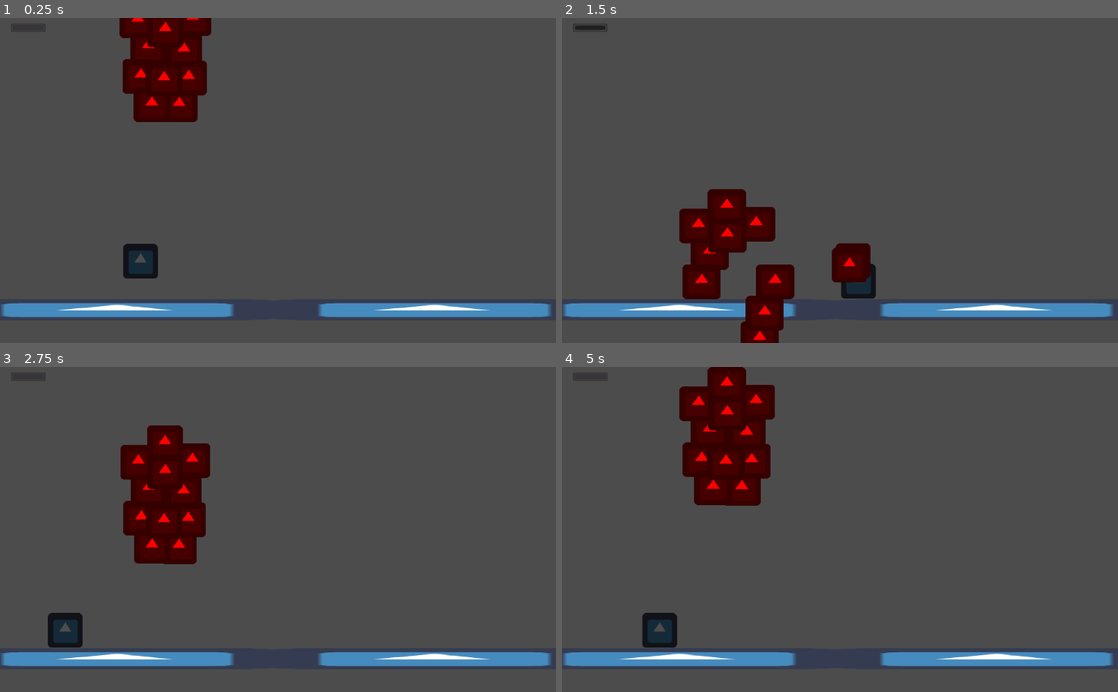
Above: before the commit, frames 1-4 (two rows, left to right).
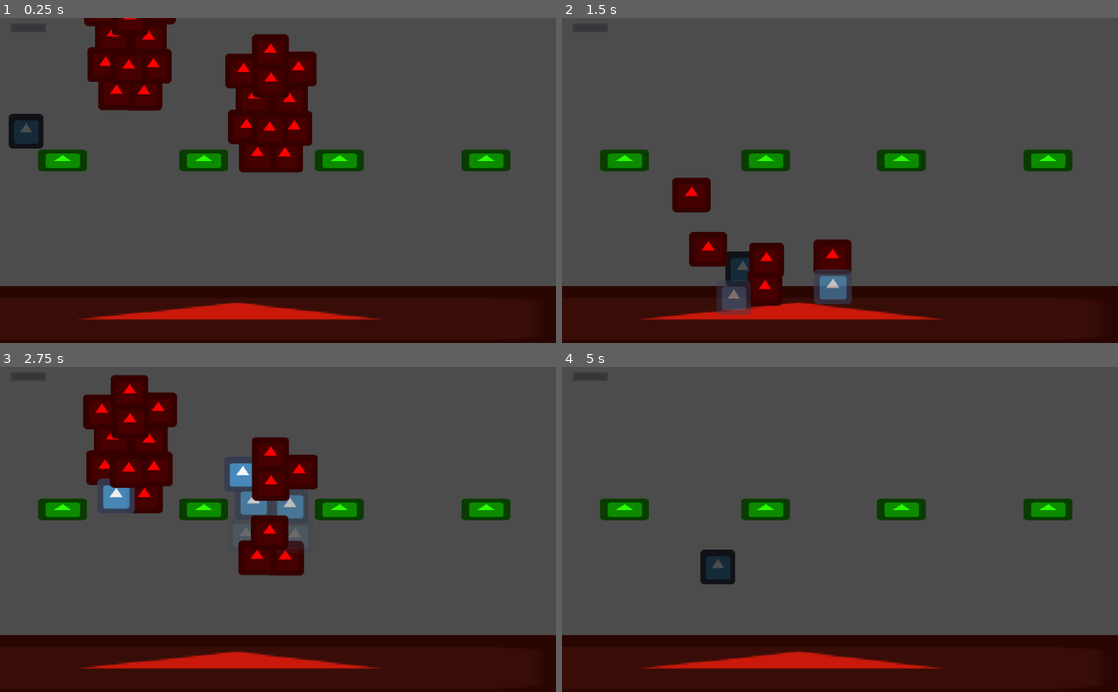
Above: after the commit, the same moments.

Repository: uspgamedev/welcome-to-your-mind
Game: Godot game, scene res://Stages/Depression/DepressionPuzzle1.tscn
Same seed, same stepped clock (60 frames per second), same inputs: the game is played once before the commit and once after it. Before the commit the project starts from res://Stages/TestLevel.tscn. The engine's default icon, where the game draws it, is replaced by a stand-in: a white triangle on a blue panel in a dark square. Sound files missing from this copy of the repository are replaced by a short silence.
Inputs:
- Up to frame 1 (0.25 s): no input
- Up to frame 2 (1.5 s): hold Right (ui_right) from 0.53 s (still down); tap Up (ui_up) at 0.77 s
- Up to frame 3 (2.75 s): tap Up (ui_up) at 1.52 s; release Right (ui_right) at 2.03 s; hold Left (ui_left) from 2.03 s (still down)
- Up to frame 4 (5 s): release Left (ui_left) at 2.78 s; hold Right (ui_right) 2.78-4.28 s; tap Up (ui_up) at 3.02, 3.77, 4.52 s; hold Left (ui_left) from 4.28 s (still down)

The runs differ from the first frame. In frame 1, 31% of the frame differs, in the area x 0-100%, y 0-100%; in frame 2, 24%; in frame 3, 32%, in the area x 0-100%, y 2-100%; in frame 4, 27%.

Commit message:
WaveTrigger now dies gradually and its Triggers die individually when touching the floor

Diff:
--- a/Player/Player.gd
+++ b/Player/Player.gd
@@ -85,7 +85,7 @@
 		$DeathTimer.start()
 
 func die():
-    get_tree().change_scene("res://Stages/TestLevel.tscn")
+    get_tree().change_scene("res://Stages/Depression/DepressionPuzzle1.tscn")
 
 func _on_DeathTimer_timeout():
 	self.die()
--- a/Stages/Depression/DepressionPuzzle1.tscn
+++ b/Stages/Depression/DepressionPuzzle1.tscn
@@ -1,7 +1,7 @@
 [gd_scene load_steps=6 format=2]
 
-[ext_resource path="res://icon.png" type="Texture" id=1]
-[ext_resource path="res://Player/Player.tscn" type="PackedScene" id=2]
+[ext_resource path="res://Player/Player.tscn" type="PackedScene" id=1]
+[ext_resource path="res://icon.png" type="Texture" id=2]
 [ext_resource path="res://Stages/Depression/Enemies/TriggerWave.tscn" type="PackedScene" id=3]
 
 [sub_resource type="RectangleShape2D" id=1]
@@ -16,8 +16,12 @@
 
 [node name="Puzzle1" type="Node2D" index="0"]
 
-[node name="Floor" type="StaticBody2D" parent="." index="0" groups=[
-"floor",
+[node name="Player" parent="." index="0" instance=ExtResource( 1 )]
+
+position = Vector2( 47.8818, 126.457 )
+
+[node name="Floor" type="StaticBody2D" parent="." index="1" groups=[
+"Floor",
 ]]
 
 editor/display_folded = true
@@ -40,15 +44,11 @@
 self_modulate = Color( 0.792969, 0.0989517, 0.046463, 1 )
 position = Vector2( 1.114, 0.319763 )
 scale = Vector2( 24.7082, 1.80324 )
-texture = ExtResource( 1 )
+texture = ExtResource( 2 )
 _sections_unfolded = [ "Visibility" ]
 
-[node name="Player" parent="." index="1" instance=ExtResource( 2 )]
-
-position = Vector2( 47.8818, 126.457 )
-
 [node name="StaticBody2D" type="StaticBody2D" parent="." index="2" groups=[
-"floor",
+"Floor",
 ]]
 
 editor/display_folded = true
@@ -73,11 +73,11 @@
 self_modulate = Color( 0.171875, 1, 0, 1 )
 position = Vector2( 15, 12.7787 )
 scale = Vector2( 1.40625, 0.627292 )
-texture = ExtResource( 1 )
+texture = ExtResource( 2 )
 _sections_unfolded = [ "Visibility" ]
 
 [node name="StaticBody2D2" type="StaticBody2D" parent="." index="3" groups=[
-"floor",
+"Floor",
 ]]
 
 editor/display_folded = true
@@ -102,11 +102,11 @@
 self_modulate = Color( 0.171875, 1, 0, 1 )
 position = Vector2( 15, 12.7787 )
 scale = Vector2( 1.40625, 0.627292 )
-texture = ExtResource( 1 )
+texture = ExtResource( 2 )
 _sections_unfolded = [ "Visibility" ]
 
 [node name="StaticBody2D3" type="StaticBody2D" parent="." index="4" groups=[
-"floor",
+"Floor",
 ]]
 
 editor/display_folded = true
@@ -131,11 +131,11 @@
 self_modulate = Color( 0.171875, 1, 0, 1 )
 position = Vector2( 14.9999, 12.7787 )
 scale = Vector2( 1.40625, 0.627292 )
-texture = ExtResource( 1 )
+texture = ExtResource( 2 )
 _sections_unfolded = [ "Visibility" ]
 
 [node name="StaticBody2D4" type="StaticBody2D" parent="." index="5" groups=[
-"floor",
+"Floor",
 ]]
 
 editor/display_folded = true
@@ -169,4 +169,4 @@
 
 [node name="TriggerWave2" parent="." index="7" instance=ExtResource( 3 )]
 
-position = Vector2( 493.813, -382.685 )
+position = Vector2( 498.965, 73.962 )
--- a/Stages/Depression/Enemies/TriggerBad.tscn
+++ b/Stages/Depression/Enemies/TriggerBad.tscn
@@ -8,14 +8,15 @@
 custom_solver_bias = 0.0
 radius = 300.0
 
-[node name="TriggerBad" index="0" instance=ExtResource( 1 )]
+[node name="TriggerBad" instance=ExtResource( 1 )]
 
+modulate = Color( 1, 1, 1, 1 )
 script = ExtResource( 2 )
 
 [node name="Sprite" parent="." index="0"]
 
 modulate = Color( 1, 0, 0, 1 )
-_sections_unfolded = [ "Transform", "Visibility" ]
+position = Vector2( 0, 10 )
 
 [node name="CollisionShape2D" type="CollisionShape2D" parent="Area2D" index="0"]
 
--- a/Stages/Depression/Enemies/TriggerBase.gd
+++ b/Stages/Depression/Enemies/TriggerBase.gd
@@ -30,7 +30,16 @@
 func distance_to_target():
 	return get_global_position().distance_to(target.get_global_position())
 
+func die():
+	var AnimPlayer = $Sprite/AnimationPlayer
+	AnimPlayer.play("die")
+	yield(AnimPlayer, "animation_finished")
+	queue_free()
+
 func _on_Area2D_body_entered(body):
 	if body.is_in_group("Player") and not target:
 		target = body
 		set_physics_process(true)
+	elif body.is_in_group("Floor") and get_parent().is_in_group("TriggerWave"):
+		get_node("Area2D").queue_free()
+		die()
--- a/Stages/Depression/Enemies/TriggerBase.tscn
+++ b/Stages/Depression/Enemies/TriggerBase.tscn
@@ -1,7 +1,26 @@
-[gd_scene load_steps=4 format=2]
+[gd_scene load_steps=5 format=2]
 
 [ext_resource path="res://Stages/Depression/Enemies/TriggerBase.gd" type="Script" id=1]
 [ext_resource path="res://icon.png" type="Texture" id=2]
+
+[sub_resource type="Animation" id=2]
+
+resource_name = "die"
+length = 0.4
+loop = false
+step = 0.1
+tracks/0/type = "value"
+tracks/0/path = NodePath("..:modulate")
+tracks/0/interp = 1
+tracks/0/loop_wrap = true
+tracks/0/imported = false
+tracks/0/enabled = true
+tracks/0/keys = {
+"times": PoolRealArray( 0, 0.4 ),
+"transitions": PoolRealArray( 1, 1 ),
+"update": 0,
+"values": [ Color( 1, 1, 1, 1 ), Color( 1, 1, 1, 0 ) ]
+}
 
 [sub_resource type="Animation" id=1]
 
@@ -24,20 +43,21 @@
 
 [node name="TriggerBase" type="KinematicBody2D"]
 
+modulate = Color( 1, 1, 1, 0 )
 z_index = 1
 input_pickable = false
 collision_layer = 1
 collision_mask = 1
 collision/safe_margin = 0.08
 script = ExtResource( 1 )
-_sections_unfolded = [ "Z Index" ]
+_sections_unfolded = [ "Visibility", "Z Index" ]
 evil = false
 
 [node name="Sprite" type="Sprite" parent="." index="0"]
 
 position = Vector2( 0, 6.20367 )
 texture = ExtResource( 2 )
-_sections_unfolded = [ "Transform" ]
+_sections_unfolded = [ "Transform", "Visibility" ]
 
 [node name="AnimationPlayer" type="AnimationPlayer" parent="Sprite" index="0"]
 
@@ -46,6 +66,7 @@
 playback_process_mode = 1
 playback_default_blend_time = 0.0
 playback_speed = 1.0
+anims/die = SubResource( 2 )
 anims/idle = SubResource( 1 )
 blend_times = [  ]
 
--- a/Stages/Depression/Enemies/TriggerWave.tscn
+++ b/Stages/Depression/Enemies/TriggerWave.tscn
@@ -4,11 +4,47 @@
 [ext_resource path="res://Stages/Depression/Enemies/TriggerBase.tscn" type="PackedScene" id=2]
 [ext_resource path="res://Stages/Depression/Enemies/TriggerBad.gd" type="Script" id=3]
 
-[sub_resource type="CircleShape2D" id=3]
+[sub_resource type="CircleShape2D" id=1]
 
 custom_solver_bias = 0.0
 radius = 50.0
 
+[sub_resource type="Animation" id=2]
+
+length = 1.4
+loop = true
+step = 0.1
+tracks/0/type = "value"
+tracks/0/path = NodePath(".:position")
+tracks/0/interp = 1
+tracks/0/loop_wrap = true
+tracks/0/imported = false
+tracks/0/enabled = true
+tracks/0/keys = {
+"times": PoolRealArray( 0, 0.7 ),
+"transitions": PoolRealArray( 1, 1 ),
+"update": 0,
+"values": [ Vector2( 0, 10 ), Vector2( 0, -10 ) ]
+}
+
+[sub_resource type="Animation" id=3]
+
+length = 1.4
+loop = true
+step = 0.1
+tracks/0/type = "value"
+tracks/0/path = NodePath(".:position")
+tracks/0/interp = 1
+tracks/0/loop_wrap = true
+tracks/0/imported = false
+tracks/0/enabled = true
+tracks/0/keys = {
+"times": PoolRealArray( 0, 0.7 ),
+"transitions": PoolRealArray( 1, 1 ),
+"update": 0,
+"values": [ Vector2( 0, 10 ), Vector2( 0, -10 ) ]
+}
+
 [sub_resource type="Animation" id=4]
 
 length = 1.4
@@ -155,43 +191,6 @@
 
 [sub_resource type="Animation" id=12]
 
-length = 1.4
-loop = true
-step = 0.1
-tracks/0/type = "value"
-tracks/0/path = NodePath(".:position")
-tracks/0/interp = 1
-tracks/0/loop_wrap = true
-tracks/0/imported = false
-tracks/0/enabled = true
-tracks/0/keys = {
-"times": PoolRealArray( 0, 0.7 ),
-"transitions": PoolRealArray( 1, 1 ),
-"update": 0,
-"values": [ Vector2( 0, 10 ), Vector2( 0, -10 ) ]
-}
-
-[sub_resource type="Animation" id=13]
-
-length = 1.4
-loop = true
-step = 0.1
-tracks/0/type = "value"
-tracks/0/path = NodePath(".:position")
-tracks/0/interp = 1
-tracks/0/loop_wrap = true
-tracks/0/imported = false
-tracks/0/enabled = true
-tracks/0/keys = {
-"times": PoolRealArray( 0, 0.7 ),
-"transitions": PoolRealArray( 1, 1 ),
-"update": 0,
-"values": [ Vector2( 0, 10 ), Vector2( 0, -10 ) ]
-}
-
-[sub_resource type="Animation" id=1]
-
-resource_name = "pulse"
 length = 1.0
 loop = true
 step = 0.1
@@ -208,15 +207,17 @@
 "values": [ Vector2( 1, 1 ), Vector2( 1.1, 1 ) ]
 }
 
-[sub_resource type="RectangleShape2D" id=2]
+[sub_resource type="RectangleShape2D" id=13]
 
 custom_solver_bias = 0.0
-extents = Vector2( 70, 20 )
-
-[node name="TriggerWave" type="Node2D" index="0"]
+extents = Vector2( 40, 20 )
+
+[node name="TriggerWave" type="Node2D" groups=[
+"TriggerWave",
+]]
 
 script = ExtResource( 1 )
-_sections_unfolded = [ "Transform" ]
+_sections_unfolded = [ "Transform", "Visibility" ]
 SPEED = 300
 DIRECTION = Vector2( 0, 1 )
 
@@ -226,11 +227,10 @@
 modulate = Color( 1, 0, 0, 1 )
 position = Vector2( 32.5022, 1.10803 )
 script = ExtResource( 3 )
-_sections_unfolded = [ "Visibility", "Z Index" ]
 
 [node name="CollisionShape2D" type="CollisionShape2D" parent="TriggerBase/Area2D" index="0"]
 
-shape = SubResource( 3 )
+shape = SubResource( 1 )
 
 [node name="ShakenOffTimer" type="Timer" parent="TriggerBase" index="2"]
 
@@ -245,222 +245,212 @@
 modulate = Color( 1, 0, 0, 1 )
 position = Vector2( 48.1808, -57.4263 )
 script = ExtResource( 3 )
-_sections_unfolded = [ "Visibility", "Z Index" ]
 
 [node name="AnimationPlayer" parent="TriggerBase2/Sprite" index="0"]
 
+anims/idle = SubResource( 2 )
+
+[node name="CollisionShape2D" type="CollisionShape2D" parent="TriggerBase2/Area2D" index="0"]
+
+shape = SubResource( 1 )
+
+[node name="ShakenOffTimer" type="Timer" parent="TriggerBase2" index="2"]
+
+process_mode = 1
+wait_time = 0.5
+one_shot = true
+autostart = false
+
+[node name="TriggerBase3" parent="." index="2" instance=ExtResource( 2 )]
+
+editor/display_folded = true
+modulate = Color( 1, 0, 0, 1 )
+position = Vector2( -43.0146, 49.1909 )
+script = ExtResource( 3 )
+
+[node name="AnimationPlayer" parent="TriggerBase3/Sprite" index="0"]
+
+anims/idle = SubResource( 3 )
+
+[node name="CollisionShape2D" type="CollisionShape2D" parent="TriggerBase3/Area2D" index="0"]
+
+shape = SubResource( 1 )
+
+[node name="ShakenOffTimer" type="Timer" parent="TriggerBase3" index="2"]
+
+process_mode = 1
+wait_time = 0.5
+one_shot = true
+autostart = false
+
+[node name="TriggerBase4" parent="." index="3" instance=ExtResource( 2 )]
+
+editor/display_folded = true
+modulate = Color( 1, 0, 0, 1 )
+position = Vector2( -29.7682, -5.01938 )
+script = ExtResource( 3 )
+
+[node name="AnimationPlayer" parent="TriggerBase4/Sprite" index="0"]
+
 anims/idle = SubResource( 4 )
 
-[node name="CollisionShape2D" type="CollisionShape2D" parent="TriggerBase2/Area2D" index="0"]
-
-shape = SubResource( 3 )
-
-[node name="ShakenOffTimer" type="Timer" parent="TriggerBase2" index="2"]
-
-process_mode = 1
-wait_time = 0.5
-one_shot = true
-autostart = false
-
-[node name="TriggerBase3" parent="." index="2" instance=ExtResource( 2 )]
-
-editor/display_folded = true
-modulate = Color( 1, 0, 0, 1 )
-position = Vector2( -43.0146, 49.1909 )
-script = ExtResource( 3 )
-_sections_unfolded = [ "Visibility", "Z Index" ]
-
-[node name="AnimationPlayer" parent="TriggerBase3/Sprite" index="0"]
+[node name="CollisionShape2D" type="CollisionShape2D" parent="TriggerBase4/Area2D" index="0"]
+
+shape = SubResource( 1 )
+
+[node name="ShakenOffTimer" type="Timer" parent="TriggerBase4" index="2"]
+
+process_mode = 1
+wait_time = 0.5
+one_shot = true
+autostart = false
+
+[node name="TriggerBase5" parent="." index="4" instance=ExtResource( 2 )]
+
+editor/display_folded = true
+modulate = Color( 1, 0, 0, 1 )
+position = Vector2( 24.2963, 101.678 )
+script = ExtResource( 3 )
+
+[node name="AnimationPlayer" parent="TriggerBase5/Sprite" index="0"]
 
 anims/idle = SubResource( 5 )
 
-[node name="CollisionShape2D" type="CollisionShape2D" parent="TriggerBase3/Area2D" index="0"]
-
-shape = SubResource( 3 )
-
-[node name="ShakenOffTimer" type="Timer" parent="TriggerBase3" index="2"]
-
-process_mode = 1
-wait_time = 0.5
-one_shot = true
-autostart = false
-
-[node name="TriggerBase4" parent="." index="3" instance=ExtResource( 2 )]
-
-editor/display_folded = true
-modulate = Color( 1, 0, 0, 1 )
-position = Vector2( -29.7682, -5.01938 )
-script = ExtResource( 3 )
-_sections_unfolded = [ "Visibility", "Z Index" ]
-
-[node name="AnimationPlayer" parent="TriggerBase4/Sprite" index="0"]
+[node name="CollisionShape2D" type="CollisionShape2D" parent="TriggerBase5/Area2D" index="0"]
+
+shape = SubResource( 1 )
+
+[node name="ShakenOffTimer" type="Timer" parent="TriggerBase5" index="2"]
+
+process_mode = 1
+wait_time = 0.5
+one_shot = true
+autostart = false
+
+[node name="TriggerBase6" parent="." index="5" instance=ExtResource( 2 )]
+
+editor/display_folded = true
+modulate = Color( 1, 0, 0, 1 )
+position = Vector2( 40.8346, 51.8613 )
+script = ExtResource( 3 )
+
+[node name="AnimationPlayer" parent="TriggerBase6/Sprite" index="0"]
 
 anims/idle = SubResource( 6 )
 
-[node name="CollisionShape2D" type="CollisionShape2D" parent="TriggerBase4/Area2D" index="0"]
-
-shape = SubResource( 3 )
-
-[node name="ShakenOffTimer" type="Timer" parent="TriggerBase4" index="2"]
-
-process_mode = 1
-wait_time = 0.5
-one_shot = true
-autostart = false
-
-[node name="TriggerBase5" parent="." index="4" instance=ExtResource( 2 )]
-
-editor/display_folded = true
-modulate = Color( 1, 0, 0, 1 )
-position = Vector2( 24.2963, 101.678 )
-script = ExtResource( 3 )
-_sections_unfolded = [ "Visibility", "Z Index" ]
-
-[node name="AnimationPlayer" parent="TriggerBase5/Sprite" index="0"]
+[node name="CollisionShape2D" type="CollisionShape2D" parent="TriggerBase6/Area2D" index="0"]
+
+shape = SubResource( 1 )
+
+[node name="ShakenOffTimer" type="Timer" parent="TriggerBase6" index="2"]
+
+process_mode = 1
+wait_time = 0.5
+one_shot = true
+autostart = false
+
+[node name="TriggerBase7" parent="." index="6" instance=ExtResource( 2 )]
+
+editor/display_folded = true
+modulate = Color( 1, 0, 0, 1 )
+position = Vector2( -48.2906, -54.0524 )
+script = ExtResource( 3 )
+
+[node name="AnimationPlayer" parent="TriggerBase7/Sprite" index="0"]
 
 anims/idle = SubResource( 7 )
 
-[node name="CollisionShape2D" type="CollisionShape2D" parent="TriggerBase5/Area2D" index="0"]
-
-shape = SubResource( 3 )
-
-[node name="ShakenOffTimer" type="Timer" parent="TriggerBase5" index="2"]
-
-process_mode = 1
-wait_time = 0.5
-one_shot = true
-autostart = false
-
-[node name="TriggerBase6" parent="." index="5" instance=ExtResource( 2 )]
-
-editor/display_folded = true
-modulate = Color( 1, 0, 0, 1 )
-position = Vector2( 40.8346, 51.8613 )
-script = ExtResource( 3 )
-_sections_unfolded = [ "Visibility", "Z Index" ]
-
-[node name="AnimationPlayer" parent="TriggerBase6/Sprite" index="0"]
+[node name="CollisionShape2D" type="CollisionShape2D" parent="TriggerBase7/Area2D" index="0"]
+
+shape = SubResource( 1 )
+
+[node name="ShakenOffTimer" type="Timer" parent="TriggerBase7" index="2"]
+
+process_mode = 1
+wait_time = 0.5
+one_shot = true
+autostart = false
+
+[node name="TriggerBase8" parent="." index="7" instance=ExtResource( 2 )]
+
+editor/display_folded = true
+modulate = Color( 1, 0, 0, 1 )
+position = Vector2( -23.8281, 100.916 )
+script = ExtResource( 3 )
+
+[node name="AnimationPlayer" parent="TriggerBase8/Sprite" index="0"]
 
 anims/idle = SubResource( 8 )
 
-[node name="CollisionShape2D" type="CollisionShape2D" parent="TriggerBase6/Area2D" index="0"]
-
-shape = SubResource( 3 )
-
-[node name="ShakenOffTimer" type="Timer" parent="TriggerBase6" index="2"]
-
-process_mode = 1
-wait_time = 0.5
-one_shot = true
-autostart = false
-
-[node name="TriggerBase7" parent="." index="6" instance=ExtResource( 2 )]
-
-editor/display_folded = true
-modulate = Color( 1, 0, 0, 1 )
-position = Vector2( -48.2906, -54.0524 )
-script = ExtResource( 3 )
-_sections_unfolded = [ "Visibility", "Z Index" ]
-
-[node name="AnimationPlayer" parent="TriggerBase7/Sprite" index="0"]
+[node name="CollisionShape2D" type="CollisionShape2D" parent="TriggerBase8/Area2D" index="0"]
+
+shape = SubResource( 1 )
+
+[node name="ShakenOffTimer" type="Timer" parent="TriggerBase8" index="2"]
+
+process_mode = 1
+wait_time = 0.5
+one_shot = true
+autostart = false
+
+[node name="TriggerBase9" parent="." index="8" instance=ExtResource( 2 )]
+
+editor/display_folded = true
+modulate = Color( 1, 0, 0, 1 )
+position = Vector2( -0.858673, -89.7392 )
+script = ExtResource( 3 )
+
+[node name="AnimationPlayer" parent="TriggerBase9/Sprite" index="0"]
 
 anims/idle = SubResource( 9 )
 
-[node name="CollisionShape2D" type="CollisionShape2D" parent="TriggerBase7/Area2D" index="0"]
-
-shape = SubResource( 3 )
-
-[node name="ShakenOffTimer" type="Timer" parent="TriggerBase7" index="2"]
-
-process_mode = 1
-wait_time = 0.5
-one_shot = true
-autostart = false
-
-[node name="TriggerBase8" parent="." index="7" instance=ExtResource( 2 )]
-
-editor/display_folded = true
-modulate = Color( 1, 0, 0, 1 )
-position = Vector2( -23.8281, 100.916 )
-script = ExtResource( 3 )
-_sections_unfolded = [ "Visibility", "Z Index" ]
-
-[node name="AnimationPlayer" parent="TriggerBase8/Sprite" index="0"]
+[node name="CollisionShape2D" type="CollisionShape2D" parent="TriggerBase9/Area2D" index="0"]
+
+shape = SubResource( 1 )
+
+[node name="ShakenOffTimer" type="Timer" parent="TriggerBase9" index="2"]
+
+process_mode = 1
+wait_time = 0.5
+one_shot = true
+autostart = false
+
+[node name="TriggerBase10" parent="." index="9" instance=ExtResource( 2 )]
+
+editor/display_folded = true
+modulate = Color( 1, 0, 0, 1 )
+position = Vector2( -2.33605, 54.3045 )
+script = ExtResource( 3 )
+
+[node name="AnimationPlayer" parent="TriggerBase10/Sprite" index="0"]
 
 anims/idle = SubResource( 10 )
 
-[node name="CollisionShape2D" type="CollisionShape2D" parent="TriggerBase8/Area2D" index="0"]
-
-shape = SubResource( 3 )
-
-[node name="ShakenOffTimer" type="Timer" parent="TriggerBase8" index="2"]
-
-process_mode = 1
-wait_time = 0.5
-one_shot = true
-autostart = false
-
-[node name="TriggerBase9" parent="." index="8" instance=ExtResource( 2 )]
-
-editor/display_folded = true
-modulate = Color( 1, 0, 0, 1 )
-position = Vector2( -0.858673, -89.7392 )
-script = ExtResource( 3 )
-_sections_unfolded = [ "Visibility", "Z Index" ]
-
-[node name="AnimationPlayer" parent="TriggerBase9/Sprite" index="0"]
+[node name="CollisionShape2D" type="CollisionShape2D" parent="TriggerBase10/Area2D" index="0"]
+
+shape = SubResource( 1 )
+
+[node name="ShakenOffTimer" type="Timer" parent="TriggerBase10" index="2"]
+
+process_mode = 1
+wait_time = 0.5
+one_shot = true
+autostart = false
+
+[node name="TriggerBase11" parent="." index="10" instance=ExtResource( 2 )]
+
+editor/display_folded = true
+modulate = Color( 1, 0, 0, 1 )
+position = Vector2( -0.119985, -36.5539 )
+script = ExtResource( 3 )
+
+[node name="AnimationPlayer" parent="TriggerBase11/Sprite" index="0"]
 
 anims/idle = SubResource( 11 )
 
-[node name="CollisionShape2D" type="CollisionShape2D" parent="TriggerBase9/Area2D" index="0"]
-
-shape = SubResource( 3 )
-
-[node name="ShakenOffTimer" type="Timer" parent="TriggerBase9" index="2"]
-
-process_mode = 1
-wait_time = 0.5
-one_shot = true
-autostart = false
-
-[node name="TriggerBase10" parent="." index="9" instance=ExtResource( 2 )]
-
-editor/display_folded = true
-modulate = Color( 1, 0, 0, 1 )
-position = Vector2( -2.33605, 54.3045 )
-script = ExtResource( 3 )
-_sections_unfolded = [ "Visibility", "Z Index" ]
-
-[node name="AnimationPlayer" parent="TriggerBase10/Sprite" index="0"]
-
-anims/idle = SubResource( 12 )
-
-[node name="CollisionShape2D" type="CollisionShape2D" parent="TriggerBase10/Area2D" index="0"]
-
-shape = SubResource( 3 )
-
-[node name="ShakenOffTimer" type="Timer" parent="TriggerBase10" index="2"]
-
-process_mode = 1
-wait_time = 0.5
-one_shot = true
-autostart = false
-
-[node name="TriggerBase11" parent="." index="10" instance=ExtResource( 2 )]
-
-editor/display_folded = true
-modulate = Color( 1, 0, 0, 1 )
-position = Vector2( -0.119985, -36.5539 )
-script = ExtResource( 3 )
-_sections_unfolded = [ "Visibility", "Z Index" ]
-
-[node name="AnimationPlayer" parent="TriggerBase11/Sprite" index="0"]
-
-anims/idle = SubResource( 13 )
-
 [node name="CollisionShape2D" type="CollisionShape2D" parent="TriggerBase11/Area2D" index="0"]
 
-shape = SubResource( 3 )
+shape = SubResource( 1 )
 
 [node name="ShakenOffTimer" type="Timer" parent="TriggerBase11" index="2"]
 
@@ -476,12 +466,12 @@
 playback_process_mode = 1
 playback_default_blend_time = 0.0
 playback_speed = 1.0
-anims/pulse = SubResource( 1 )
+anims/pulse = SubResource( 12 )
 blend_times = [  ]
 
 [node name="FloorDetectionArea" type="Area2D" parent="." index="12"]
 
-position = Vector2( 0, -140 )
+position = Vector2( 0, -180 )
 input_pickable = true
 gravity_vec = Vector2( 0, 1 )
 gravity = 98.0
@@ -493,7 +483,7 @@
 
 [node name="CollisionShape2D" type="CollisionShape2D" parent="FloorDetectionArea" index="0"]
 
-shape = SubResource( 2 )
+shape = SubResource( 13 )
 _sections_unfolded = [ "Transform" ]
 
 [connection signal="body_entered" from="FloorDetectionArea" to="." method="_on_FloorDetectionArea_body_entered"]
--- a/project.godot
+++ b/project.godot
@@ -11,7 +11,7 @@
 [application]
 
 config/name="Welcome to your Mind"
-run/main_scene="res://Stages/TestLevel.tscn"
+run/main_scene="res://Stages/Depression/DepressionPuzzle1.tscn"
 config/icon="res://icon.png"
 
 [input]
Not shown: 1 places in Stages/Depression/DepressionPuzzle1.tscn that only renumber resources
